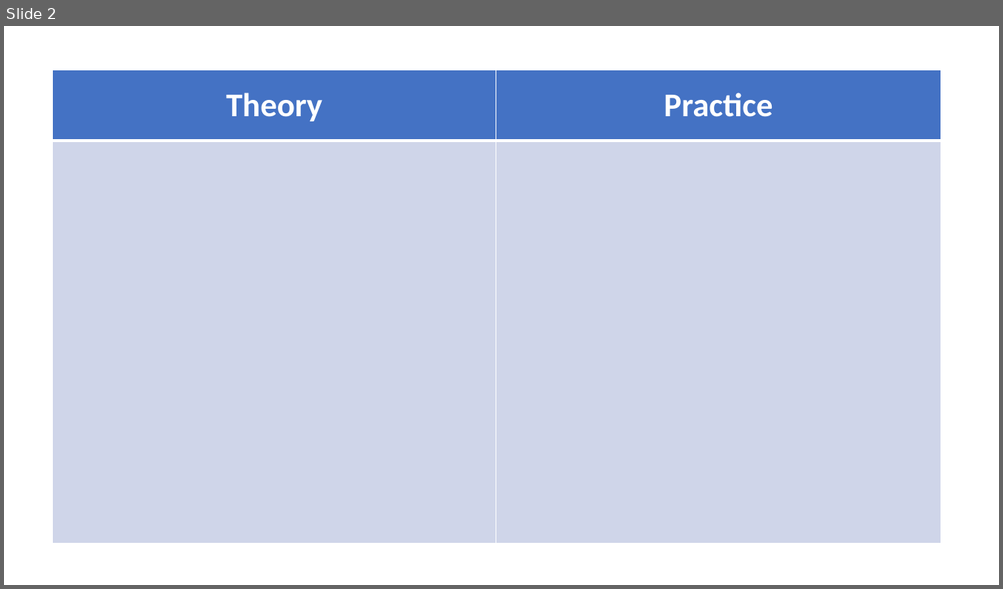
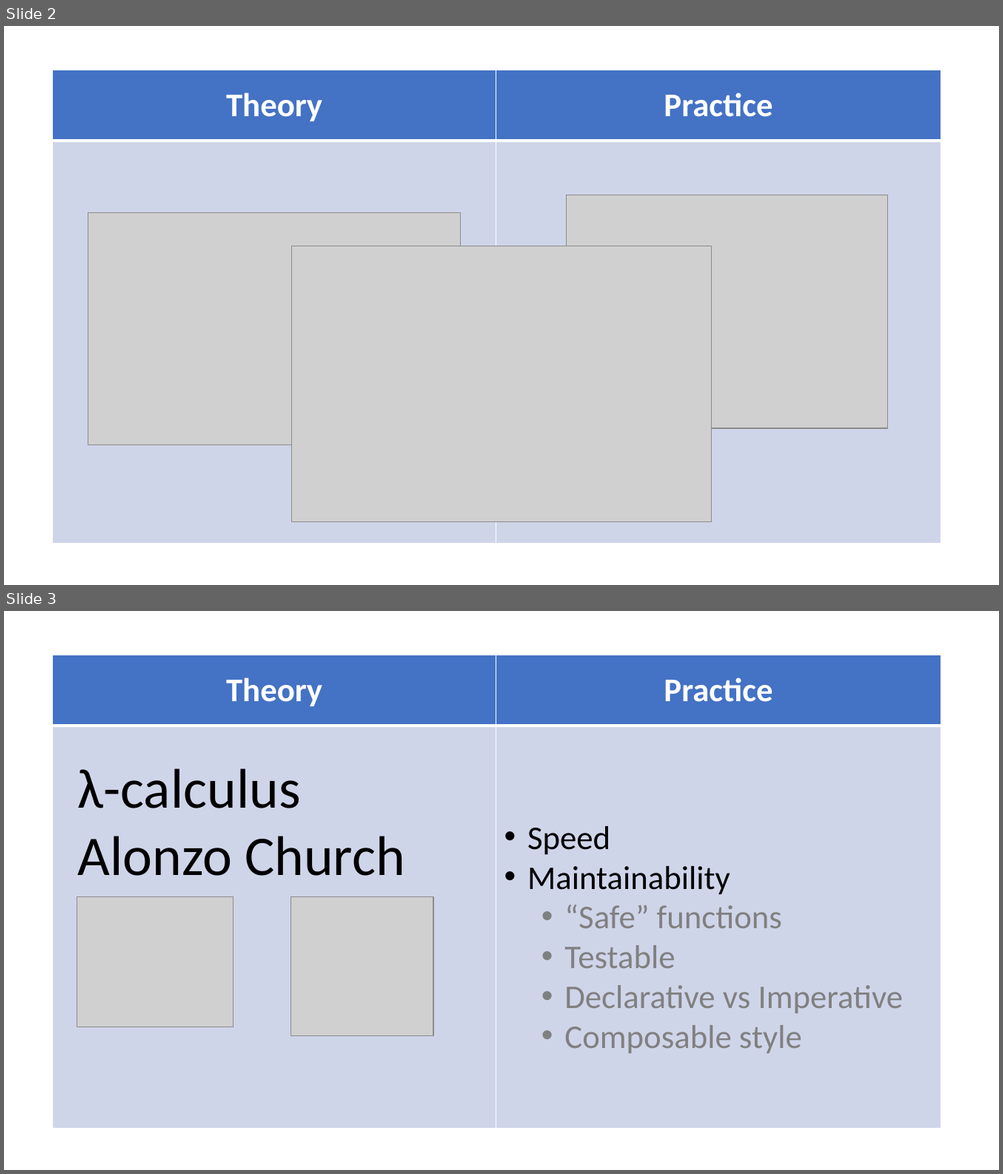
Before and after one commit to levanroinishvili/functional-js, a slide deck: functional.pptx. Shown one above the other, each under a label of ours: slide 2 before the commit, slides 2 and 3 after it. The pictures are 1003x589 and 1003x1174 pixels, drawn with LibreOffice and Linux fonts; fonts in the diff are those of the drawing; grey boxes stand for pictures. Boxes give left, top, right and bottom in pixels: in the first picture for what was removed or moved away, otherwise in the second. Text is boxed around its words. In the diff, an @@ line names an element or a change of style, - is before the commit and + after.

```diff
--- a/functional.pptx
+++ b/functional.pptx
@@ slide 3 added at (4, 611, 999, 1170), background #FFFFFF @@
@@ table added at (53, 655, 940, 1130), 2 rows, 2 columns @@
+Theory | Practice
+ | 
@@ text added at (78, 769, 405, 876), 54 pt, text #000000 @@
+λ-calculus
+Alonzo Church
@@ text added at (527, 826, 903, 1054), 32 pt, text #808080 @@
+• Speed
+• Maintainability
+  • “Safe” functions
+  • Testable
+  • Declarative vs Imperative
+  • Composable style
@@ picture added at (77, 897, 233, 1028) @@
@@ picture added at (291, 897, 434, 1037) @@
@@ slide 2 changed as well @@
@@ picture added at (566, 195, 888, 429) @@
@@ picture added at (88, 213, 461, 446) @@
@@ picture added at (292, 247, 711, 523) @@
```
Also in this commit, not shown: 1 other slide changed, 33 other slides added.
